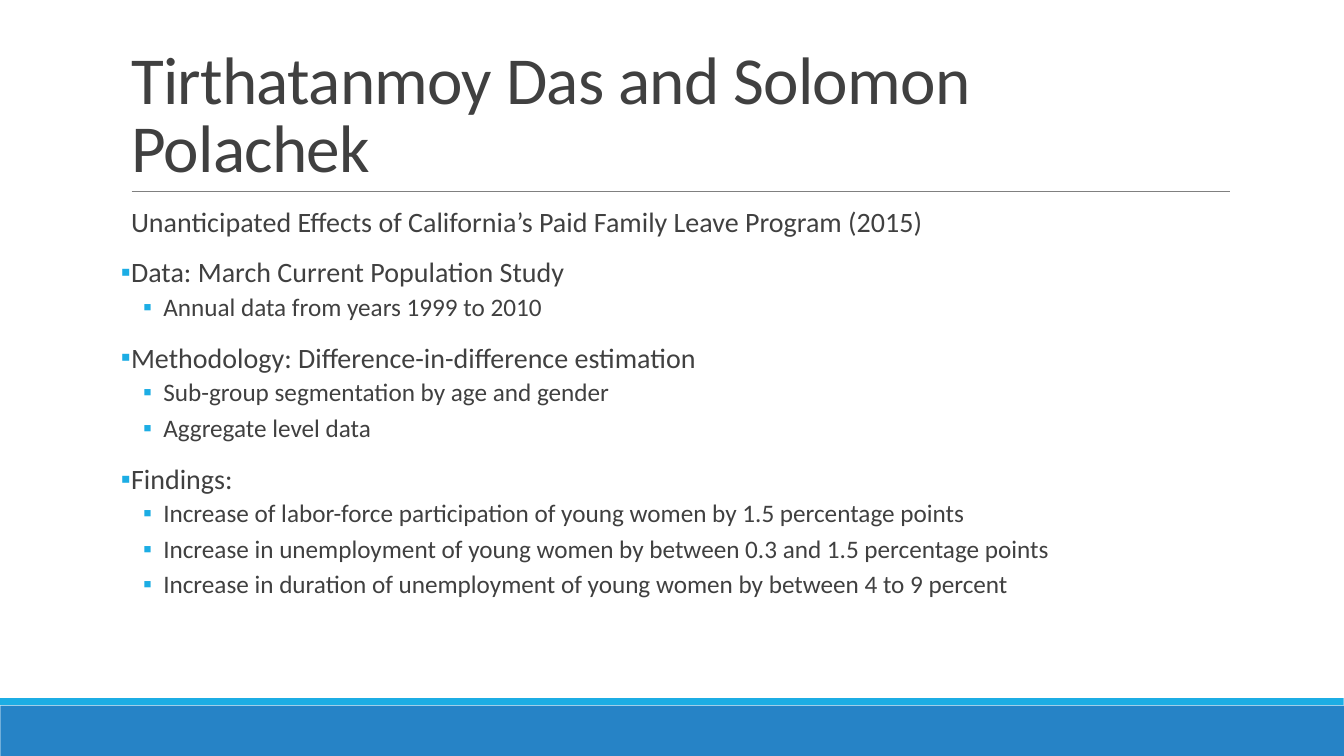
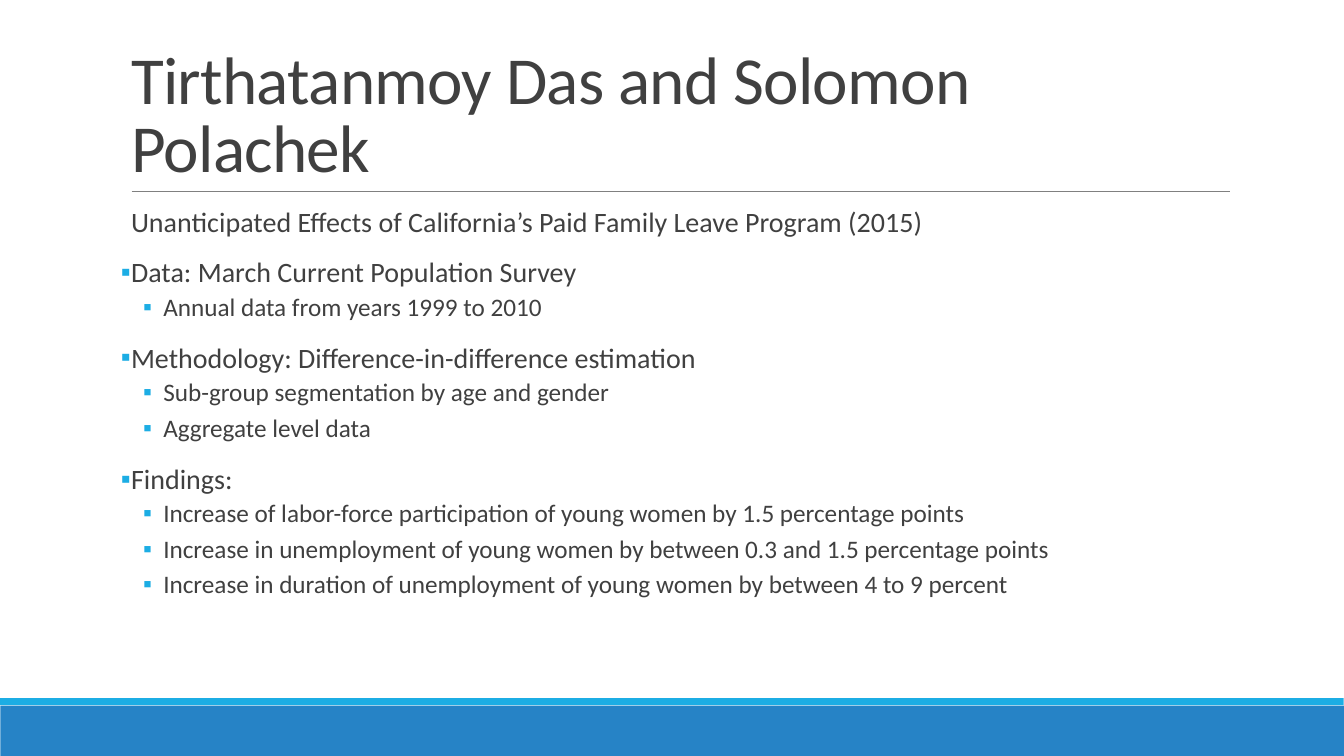
Before and after one commit to alexgoldsmith/Thesis, a slide deck: slide 8 of Thesis.pptx. Drawn at 1344x756 pixels with LibreOffice and Linux fonts; fonts in the diff are those of the drawing. Boxes give left, top, right and bottom in pixels: in the first picture for what was removed or moved away, otherwise in the second. Text is boxed around its words. In the diff, an @@ line names an element or a change of style, - is before the commit and + after.

```diff
--- a/Thesis.pptx
+++ b/Thesis.pptx
@@ text at box(131, 262, 577, 287): text changed @@
-▪ Data: March Current Population Study
+▪ Data: March Current Population Survey
```
Also in this commit, not shown: 2 other slides changed, 1 slide added.
